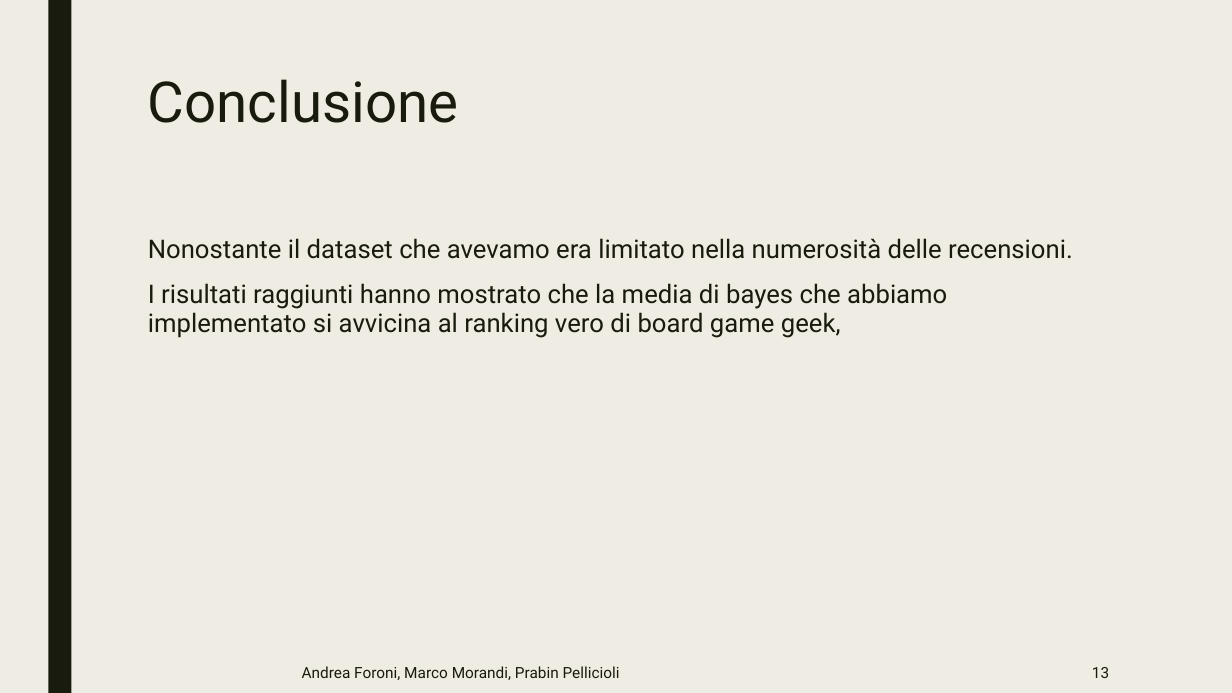
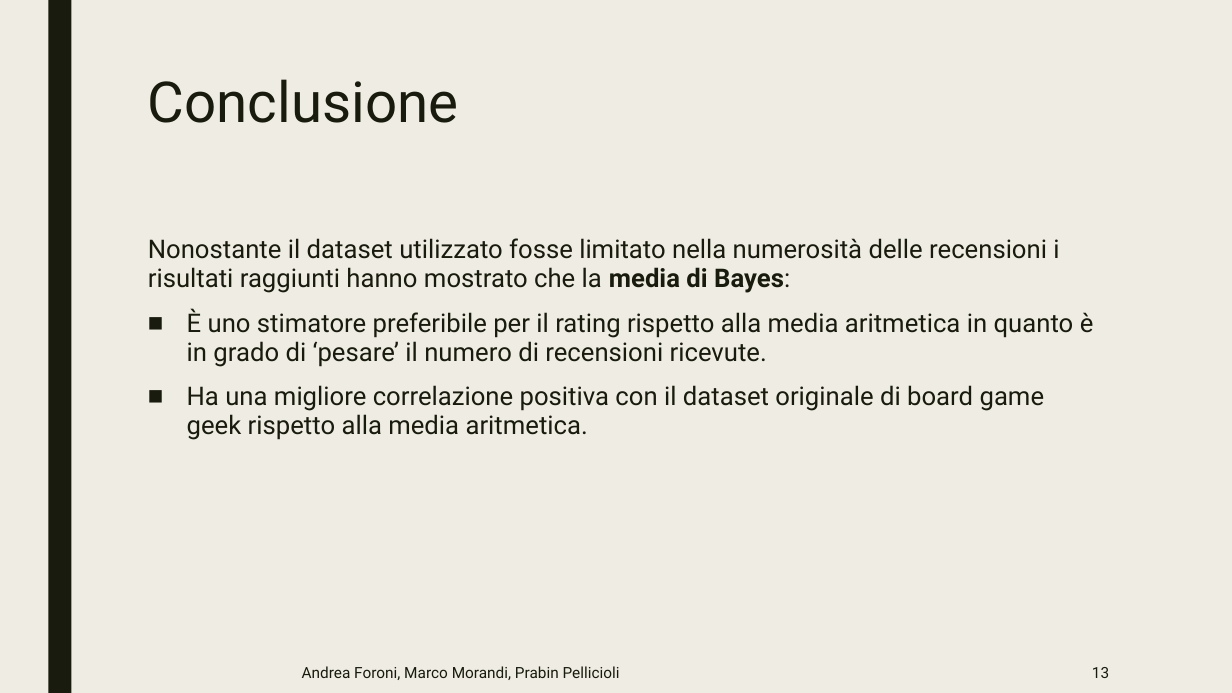
Before and after one commit to Praiban/Boardgamegeek, a slide deck: slide 13 of presentazione.pptx. Drawn at 1232x693 pixels with LibreOffice and Linux fonts; fonts in the diff are those of the drawing. Boxes give left, top, right and bottom in pixels: in the first picture for what was removed or moved away, otherwise in the second. Text is boxed around its words. In the diff, an @@ line names an element or a change of style, - is before the commit and + after.

```diff
--- a/presentazione.pptx
+++ b/presentazione.pptx
@@ text at bbox=[148, 238, 1094, 440]: text changed @@
-Nonostante il dataset che avevamo era limitato nella numerosità delle recensioni.
-I risultati raggiunti hanno mostrato che la media di bayes che abbiamo implementato si avvicina al ranking vero di board game geek,
+Nonostante il dataset utilizzato fosse limitato nella numerosità delle recensioni i risultati raggiunti hanno mostrato che la media di Bayes:
+■ È uno stimatore preferibile per il rating rispetto alla media aritmetica in quanto è in grado di ‘pesare’ il numero di recensioni ricevute.
+■ Ha una migliore correlazione positiva con il dataset originale di board game geek rispetto alla media aritmetica.
```
Also in this commit, not shown: 9 other slides changed.
